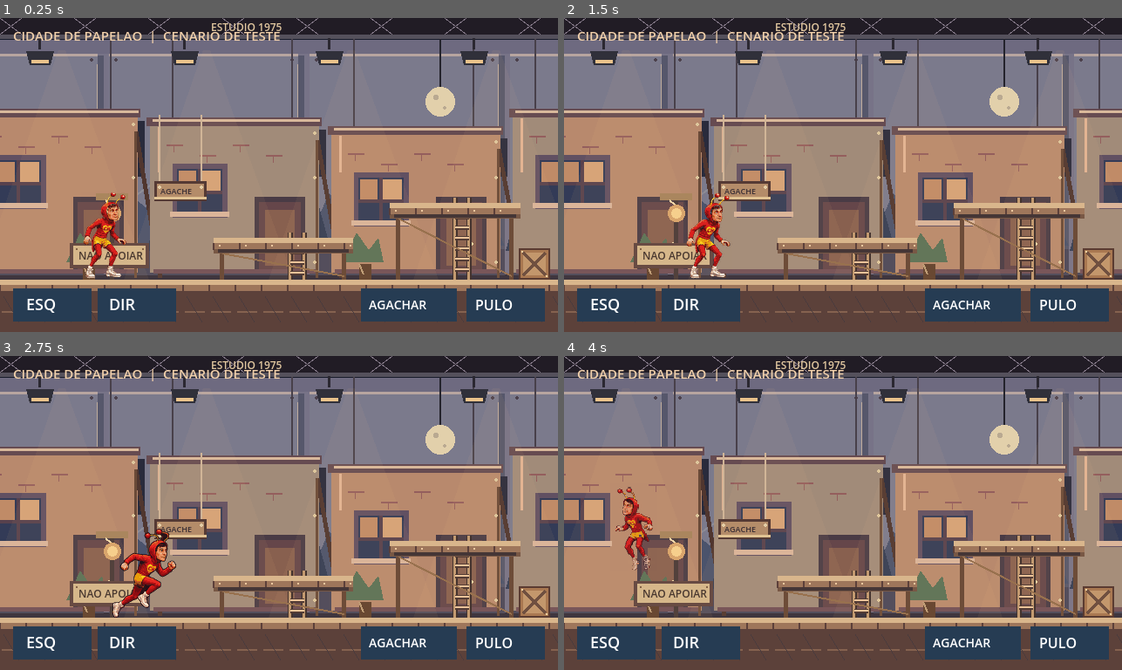
Above: before the commit, frames 1-4 (two rows, left to right).
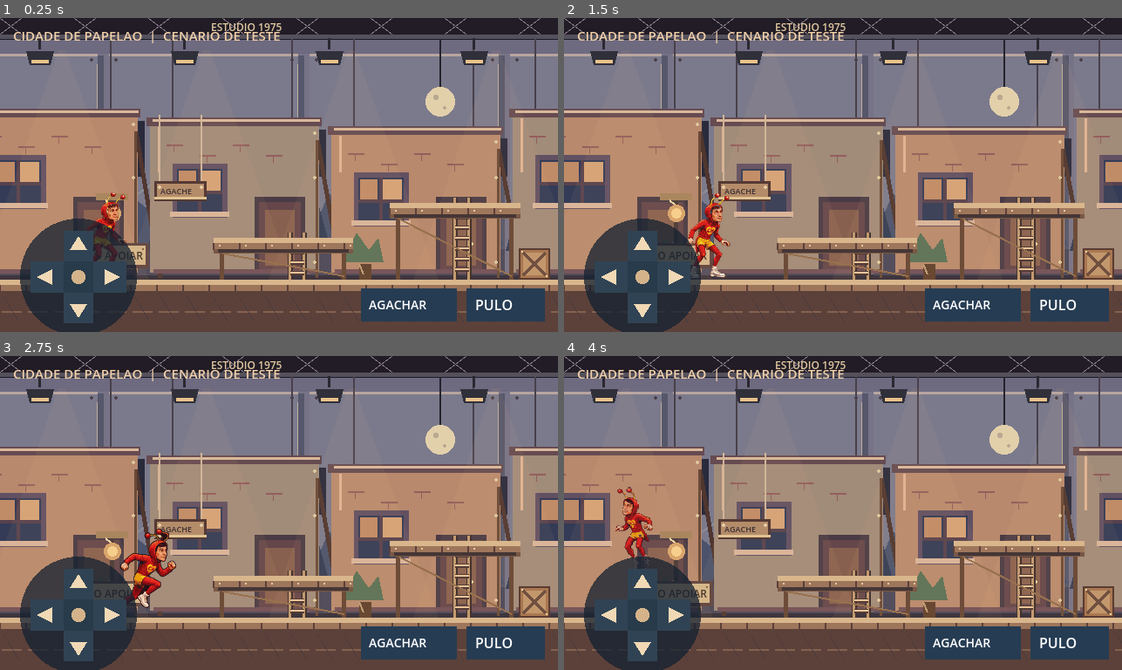
Above: after the commit, the same moments.

Repository: integro-app/chapolin-adventures
Game: Godot game, scene res://scenes/main.tscn
Same seed, same stepped clock (60 frames per second), same inputs: the game is played once before the commit and once after it.
Inputs (mouse positions are in pixels of both pictures, inside the frame that each line leads up to):
- Up to frame 1 (0.25 s): no input
- Up to frame 2 (1.5 s): tap Enter (ui_accept) at 0.5, 0.77 s; move the mouse to (965, 159) at 0.52 s; hold Right (ui_right) 0.53-1.25 s; click (965, 159) at 0.67 s; drag from (731, 190) to (815, 237) at 1.27 s
- Up to frame 3 (2.75 s): move the mouse to (334, 443) at 2.02 s; hold Right (ui_right) from 2.03 s (still down)
- Up to frame 4 (4 s): release Right (ui_right) at 2.75 s; drag from (815, 575) to (675, 465) at 2.77 s; move the mouse to (1010, 560) at 3.52 s; hold Left (ui_left) from 3.53 s (still down); tap Enter (ui_accept) at 3.77 s

The runs differ from the first frame. In frame 1, 6.5% of the frame differs, in the area x 2-32%, y 63-100%; in frame 2, 6.5%; in frame 3, 6.5%; in frame 4, 6.5%.

Commit message:
Substitui controles por direcional virtual 4 vias e integra subir/descer escadas automaticamente

Diff:
--- a/scripts/main.gd
+++ b/scripts/main.gd
@@ -16,6 +16,8 @@
 const CROUCH_HEIGHT := 83.0
 const CROUCH_SPEED := 92.0
 const CLIMB_SPEED := 90.0
+const DPAD_CENTER := Vector2(90.0, 297.0)
+const DPAD_RADIUS := 67.0
 
 var hero_pos := Vector2(120.0, 300.0)
 var vertical_speed := 0.0
@@ -580,19 +582,30 @@
 	draw_texture_rect_region(sprite, dest, region, Color.WHITE, false, true)
 
 func _draw_controls() -> void:
-	# Mesmos botões e áreas de toque que já funcionam no Android.
-	draw_rect(Rect2(15.0, 310.0, 90.0, 38.0), Color("#263c53"))
-	draw_rect(Rect2(112.0, 310.0, 90.0, 38.0), Color("#263c53"))
-	# SUBIR e DESCER aparecem apenas quando o Chapolin chega a uma escada.
-	if _ladder_near(hero_pos.x, hero_pos.y).size.x > 0.0 or climbing:
-		draw_rect(Rect2(246.0, 310.0, 74.0, 38.0), Color("#53634d") if climb_up_held else Color("#344b49"))
-		draw_rect(Rect2(329.0, 310.0, 74.0, 38.0), Color("#53634d") if climb_down_held else Color("#344b49"))
-		draw_string(ThemeDB.fallback_font, Vector2(256.0, 334.0), "SUBIR", HORIZONTAL_ALIGNMENT_LEFT, -1, 13, Color.WHITE)
-		draw_string(ThemeDB.fallback_font, Vector2(335.0, 334.0), "DESCER", HORIZONTAL_ALIGNMENT_LEFT, -1, 12, Color.WHITE)
+	# Direcional unico de quatro sentidos: os comandos nao mudam perto da escada.
+	# O desenho nao mexe no enquadramento do jogo ou nas artes do heroi.
+	draw_circle(DPAD_CENTER, DPAD_RADIUS, Color(0.08, 0.13, 0.19, 0.76))
+	var up_color := Color("#64795e") if climb_up_held else Color("#304354")
+	var down_color := Color("#64795e") if climb_down_held else Color("#304354")
+	var left_color := Color("#64795e") if move_axis < -0.1 else Color("#304354")
+	var right_color := Color("#64795e") if move_axis > 0.1 else Color("#304354")
+	draw_rect(Rect2(73.0, 244.0, 34.0, 35.0), up_color)
+	draw_rect(Rect2(73.0, 315.0, 34.0, 35.0), down_color)
+	draw_rect(Rect2(35.0, 279.0, 38.0, 36.0), left_color)
+	draw_rect(Rect2(107.0, 279.0, 38.0, 36.0), right_color)
+	draw_rect(Rect2(73.0, 279.0, 34.0, 36.0), Color("#283b4a"))
+
+	# Setas vetoriais para nao depender de caracteres especiais ou fontes.
+	var arrow_color := Color("#f1d9b5")
+	draw_colored_polygon(PackedVector2Array([Vector2(90.0, 250.0), Vector2(80.0, 266.0), Vector2(100.0, 266.0)]), arrow_color)
+	draw_colored_polygon(PackedVector2Array([Vector2(90.0, 344.0), Vector2(80.0, 328.0), Vector2(100.0, 328.0)]), arrow_color)
+	draw_colored_polygon(PackedVector2Array([Vector2(42.0, 297.0), Vector2(60.0, 288.0), Vector2(60.0, 306.0)]), arrow_color)
+	draw_colored_polygon(PackedVector2Array([Vector2(138.0, 297.0), Vector2(120.0, 288.0), Vector2(120.0, 306.0)]), arrow_color)
+	draw_circle(DPAD_CENTER, 8.0, Color("#d4b38b"))
+
+	# Acoes separadas a direita, preservando agachamento e pulo.
 	draw_rect(Rect2(414.0, 310.0, 110.0, 38.0), Color("#465344") if is_crouching else Color("#263c53"))
 	draw_rect(Rect2(535.0, 310.0, 90.0, 38.0), Color("#263c53"))
-	draw_string(ThemeDB.fallback_font, Vector2(30.0, 335.0), "ESQ", HORIZONTAL_ALIGNMENT_LEFT, -1, 18, Color.WHITE)
-	draw_string(ThemeDB.fallback_font, Vector2(125.0, 335.0), "DIR", HORIZONTAL_ALIGNMENT_LEFT, -1, 18, Color.WHITE)
 	draw_string(ThemeDB.fallback_font, Vector2(423.0, 334.0), "AGACHAR", HORIZONTAL_ALIGNMENT_LEFT, -1, 14, Color.WHITE)
 	draw_string(ThemeDB.fallback_font, Vector2(545.0, 335.0), "PULO", HORIZONTAL_ALIGNMENT_LEFT, -1, 16, Color.WHITE)
 	draw_string(ThemeDB.fallback_font, Vector2(15.0, 26.0), "CIDADE DE PAPELAO  |  CENARIO DE TESTE", HORIZONTAL_ALIGNMENT_LEFT, -1, 15, Color("#f0cfaa"))
@@ -619,21 +632,20 @@
 
 func _control_at(pos: Vector2) -> String:
 	var screen_pos := get_viewport().get_canvas_transform().affine_inverse() * pos
-	if screen_pos.y < 295.0 or screen_pos.y > 360.0:
-		return ""
-	if screen_pos.x < 108.0:
-		return "left"
-	if screen_pos.x >= 112.0 and screen_pos.x < 208.0:
-		return "right"
-	if _ladder_near(hero_pos.x, hero_pos.y).size.x > 0.0 or climbing:
-		if screen_pos.x >= 246.0 and screen_pos.x < 320.0:
-			return "up"
-		if screen_pos.x >= 329.0 and screen_pos.x < 403.0:
-			return "down"
-	if screen_pos.x >= 414.0 and screen_pos.x < 525.0:
-		return "crouch"
-	if screen_pos.x >= 535.0 and screen_pos.x <= 640.0:
-		return "jump"
+	# O polegar pode arrastar de uma direcao para outra sem levantar.
+	# Cima/baixo sempre sao detectados; so controlam escadas se houver proximidade.
+	if screen_pos.x >= 20.0 and screen_pos.x <= 160.0 and screen_pos.y >= 231.0 and screen_pos.y <= 359.0:
+		var offset := screen_pos - DPAD_CENTER
+		if offset.length() < 16.0 or offset.length() > DPAD_RADIUS + 6.0:
+			return ""
+		if absf(offset.x) > absf(offset.y):
+			return "right" if offset.x > 0.0 else "left"
+		return "down" if offset.y > 0.0 else "up"
+	if screen_pos.y >= 295.0 and screen_pos.y <= 360.0:
+		if screen_pos.x >= 414.0 and screen_pos.x < 525.0:
+			return "crouch"
+		if screen_pos.x >= 535.0 and screen_pos.x <= 640.0:
+			return "jump"
 	return ""
 
 func _sync_touch_controls() -> void:
